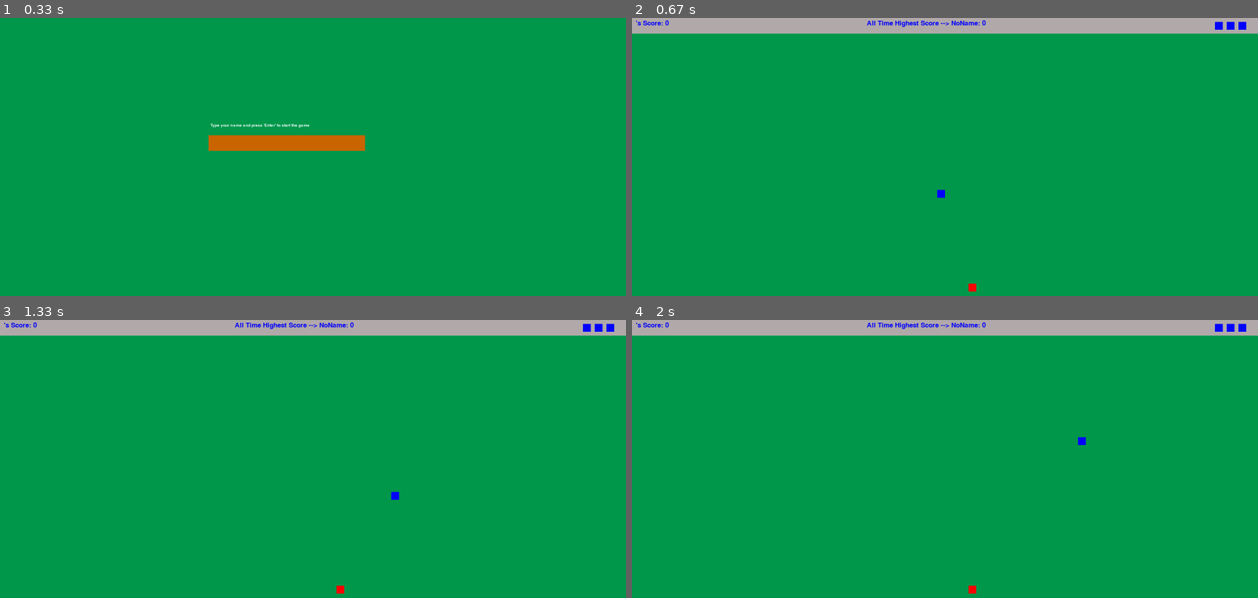
Above: before the commit, frames 1-4 (two rows, left to right).
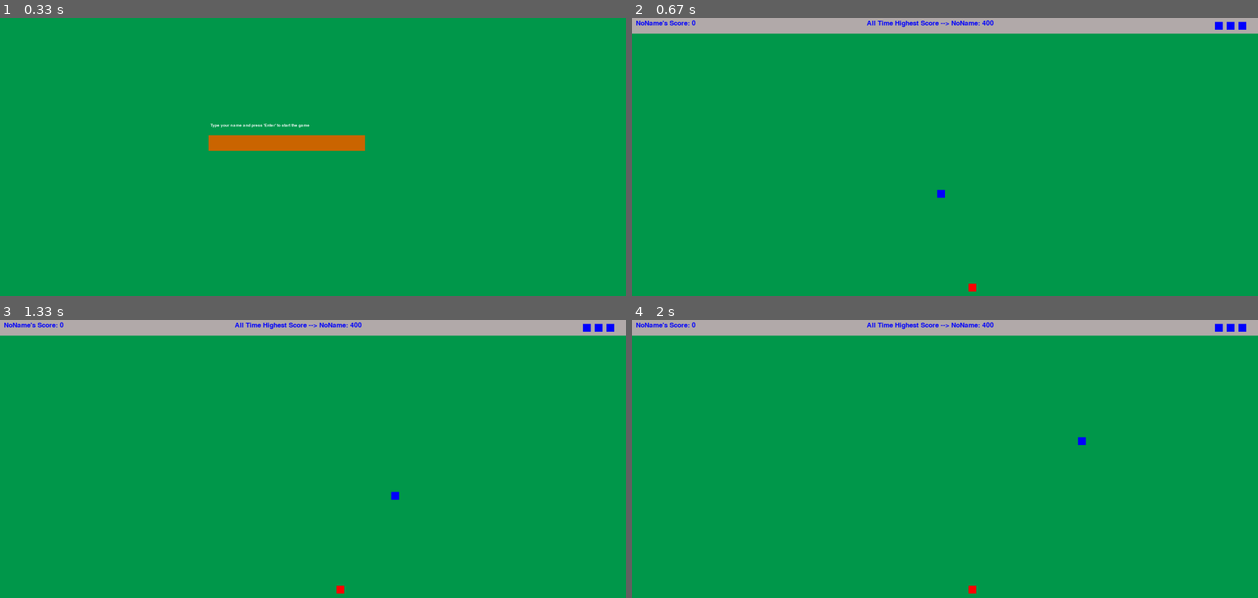
Above: after the commit, the same moments.

Repository: xAdrianCx/PYGAME---SNAKE
Game: pygame game, started from main.py
Same seed, same stepped clock (60 frames per second), same inputs: the game is played once before the commit and once after it.
Inputs:
- Up to frame 1 (0.33 s): no input
- Up to frame 2 (0.67 s): tap Enter at 0.33 s
- Up to frame 3 (1.33 s): hold Right 0.67-1.13 s
- Up to frame 4 (2 s): hold Up 1.33-1.63 s; hold Right from 1.67 s (still down)

Frame 1 is identical in both runs. In frame 2, 0.1% of the frame differs, in the area x 0-58%, y 0-3%; in frame 3, 0.1%; in frame 4, 0.1%.

Commit message:
Reworked a bit of logic regarding username if user doesn't enter anything

Diff:
--- a/game_stats.py
+++ b/game_stats.py
@@ -63,8 +63,9 @@
         high_score_img = high_score_msg_font.render(high_score_msg, True, "BLUE")
         # Create a score font object.
         score_msg_font = pygame.font.SysFont("Comic Sans", 25)
-        if len(pnb.player_name_list) == 0:
-            score_msg = f"NoName's Score: {self.score}"
+        if len(pnb.player_name_list) == 0 or pnb.player_name_list[0] == "":
+            pnb.player_name_list[0] = "NoName"
+            score_msg = f"{pnb.player_name_list[0]}'s Score: {self.score}"
         else:
             score_msg = f"{pnb.player_name_list[0]}'s Score: {self.score}"
         score_img = score_msg_font.render(score_msg, True, "BLUE")
--- a/main.py
+++ b/main.py
@@ -42,13 +42,14 @@
             gf.ask_for_username(gs, screen, pnb)
         if gs.game_running and not gs.game_paused and not gs.game_over:
             screen.fill(gs.bg_color)
+            sb.draw_stats(pnb)
+            print(pnb.player_name_list)
             bait.draw_bait()
             snake.draw_snake()
             gf.check_key_pressed(gs, screen, snake, pnb)
             gf.check_snake_screen_collisions(gs, snake, sb)
             snake.update()
             gf.update_snake_length(gs, snake, bait, sb, pnb)
-            sb.draw_stats(pnb)
             clock.tick(gs.game_speed)
             pygame.display.flip()
         if gs.game_running and gs.game_paused:
--- a/scoreboard.json
+++ b/scoreboard.json
@@ -1 +1 @@
-{"NoName": 0}
+{"NoName": 400}
